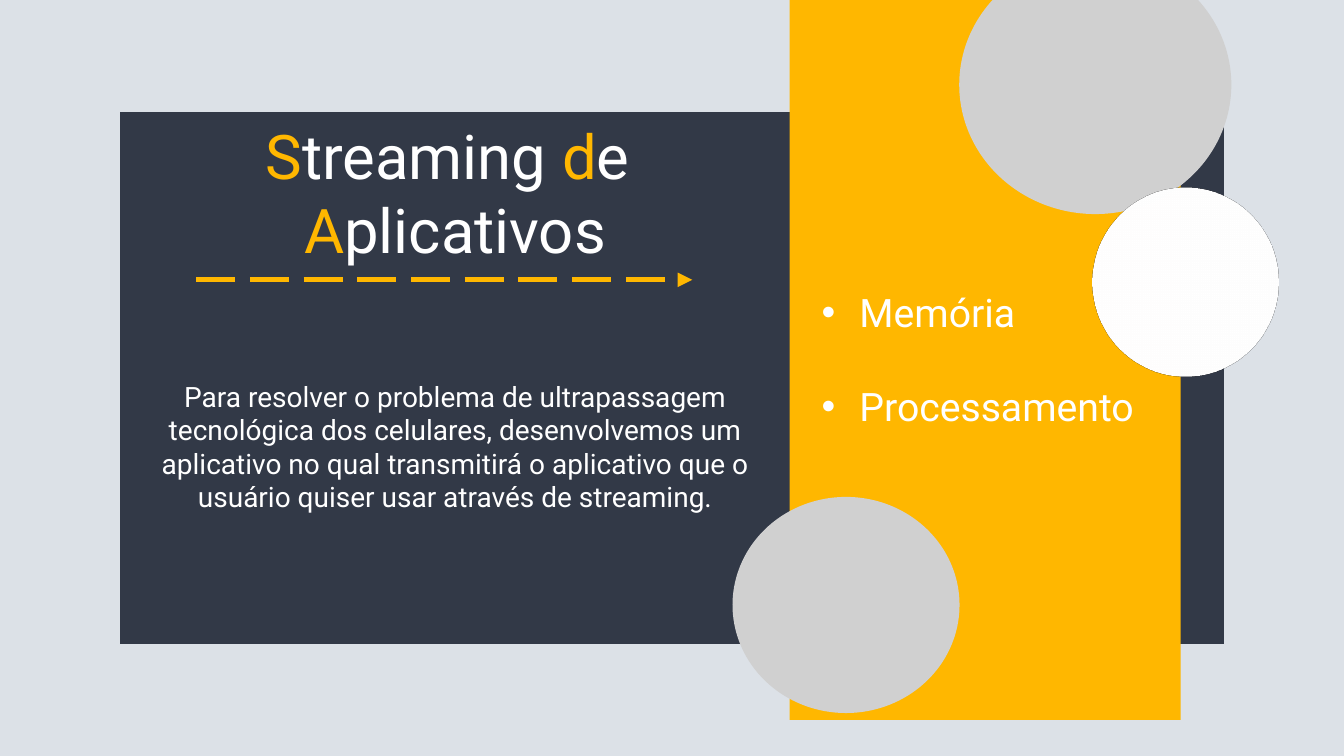
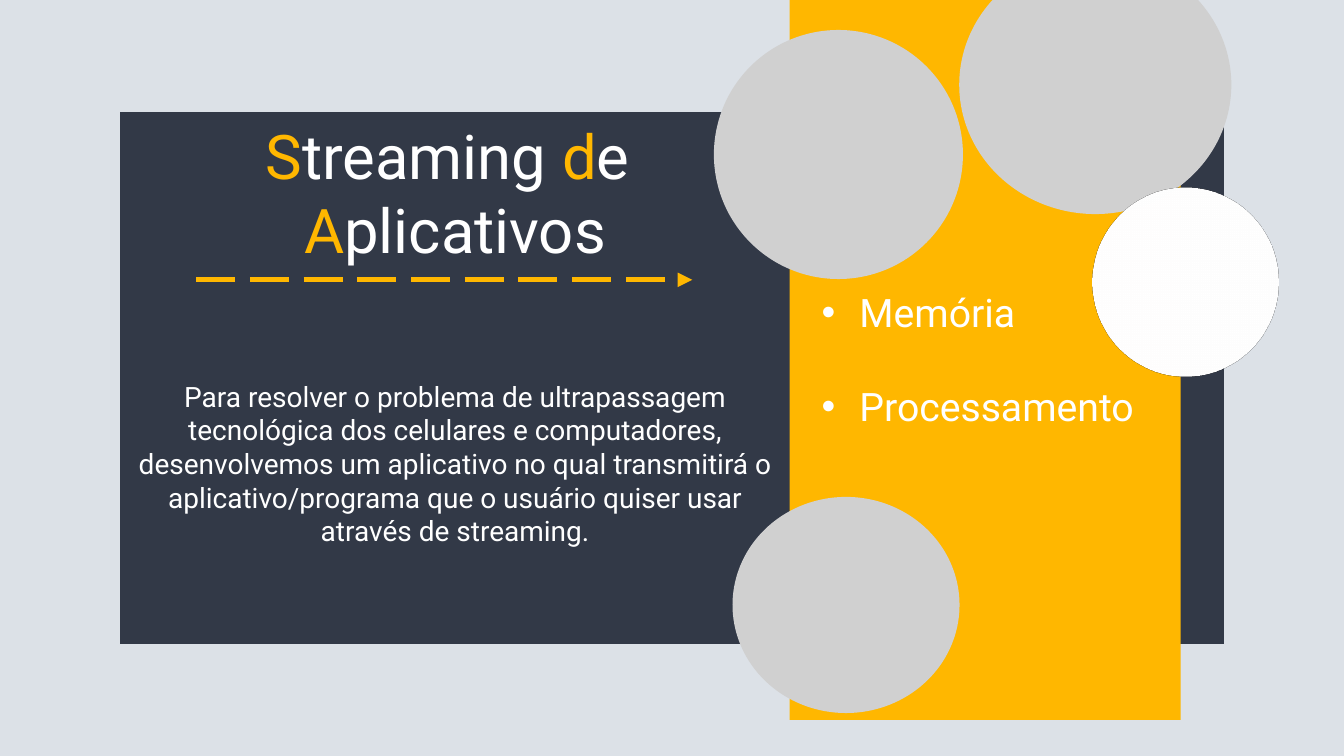
Before and after one commit to henrique-zigon/primeiro-repositorio, a slide deck: slide 1 of Analise_de_Sistemas/trabalho individual.pptx. Drawn at 1344x756 pixels with LibreOffice and Linux fonts; fonts in the diff are those of the drawing; grey boxes stand for pictures. Boxes give left, top, right and bottom in pixels: in the first picture for what was removed or moved away, otherwise in the second. Text is boxed around its words. In the diff, an @@ line names an element or a change of style, - is before the commit and + after.

```diff
--- a/Analise_de_Sistemas/trabalho individual.pptx
+++ b/Analise_de_Sistemas/trabalho individual.pptx
@@ picture added at <box>714,30,963,279</box> @@
@@ text at <box>139,386,771,547</box>: text changed @@
-Para resolver o problema de ultrapassagem tecnológica dos celulares, desenvolvemos um aplicativo no qual transmitirá o aplicativo que o usuário quiser usar através de streaming.
+Para resolver o problema de ultrapassagem tecnológica dos celulares e computadores, desenvolvemos um aplicativo no qual transmitirá o aplicativo/programa que o usuário quiser usar através de streaming.
```
Also in this commit, not shown: 9 other slides changed, 20 slides added, 6 other files.
